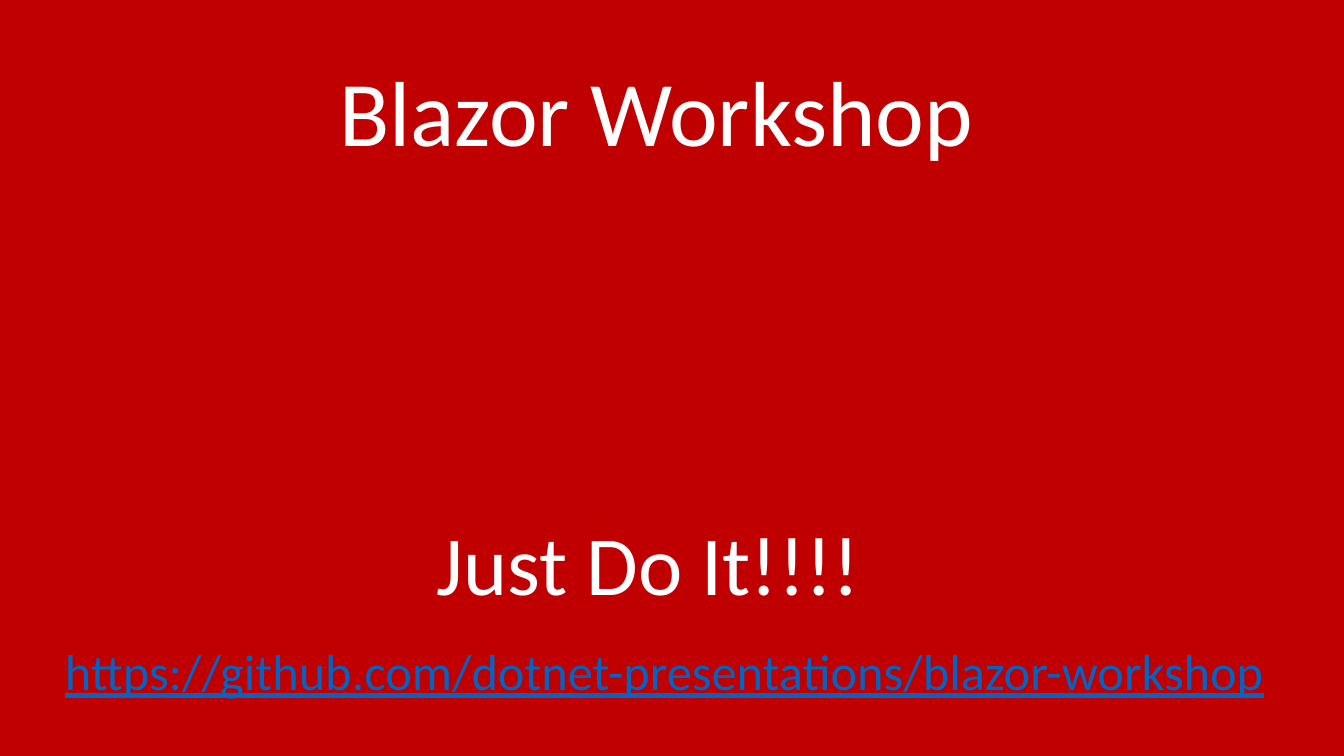
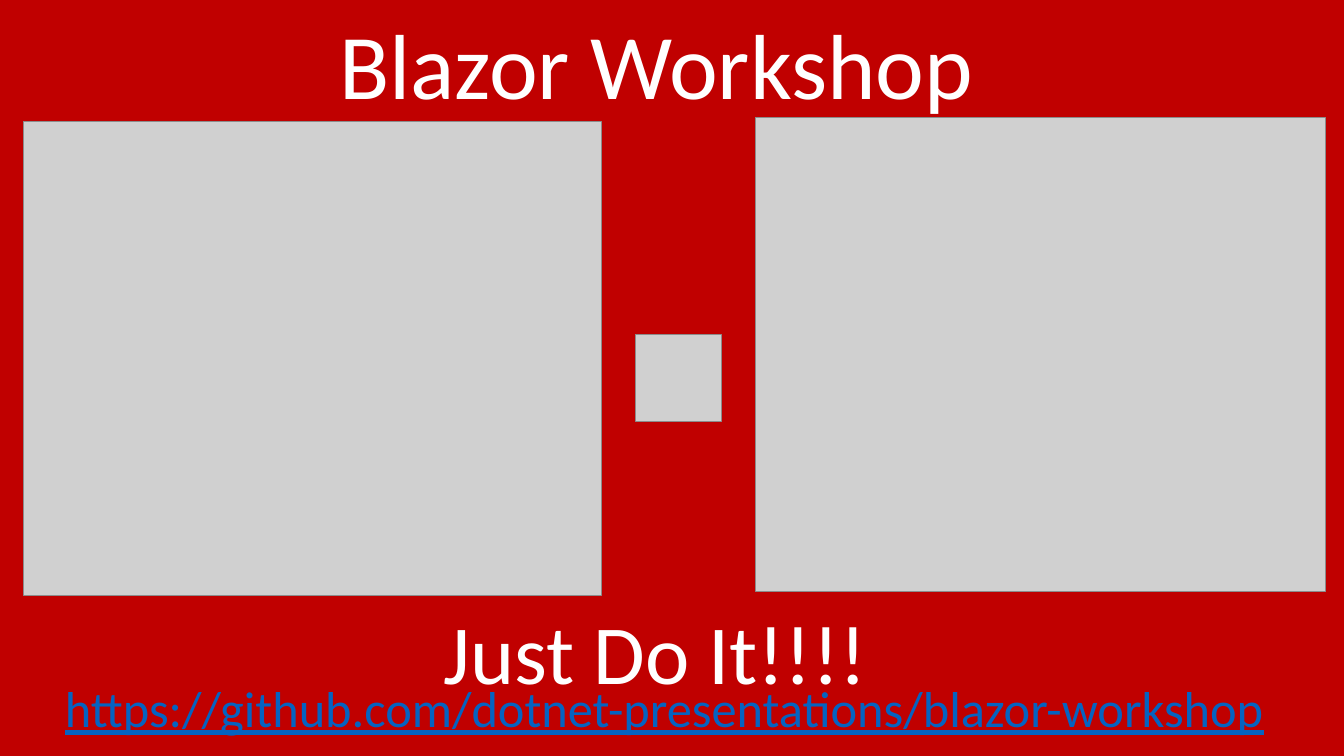
Before and after one commit to pulcher/blazor-playground, a slide deck: slide 20 of talks/houston/intro-to-blazor.pptx (slide 21 before the commit). Drawn at 1344x756 pixels with LibreOffice and Linux fonts; fonts in the diff are those of the drawing; grey boxes stand for pictures. Boxes give left, top, right and bottom in pixels: in the first picture for what was removed or moved away, otherwise in the second. Text is boxed around its words. In the diff, an @@ line names an element or a change of style, - is before the commit and + after.

```diff
--- a/talks/houston/intro-to-blazor.pptx
+++ b/talks/houston/intro-to-blazor.pptx
@@ text "Blazor Workshop" rewrapped from (339,82,973,161) to (339,35,973,122) @@
@@ picture added at (755,118,1326,591) @@
@@ picture added at (23,122,602,595) @@
@@ picture added at (635,335,722,421) @@
@@ text "Just Do It!!!!" rewrapped from (437,538,860,596) to (444,627,866,704) @@
@@ text "https://github.com/dotnet-presentations/blazor-workshop": place and size @@
-text "https://github.com/dotnet-presentations/blazor-workshop" at (65,655,1263,699)
+text "https://github.com/dotnet-presentations/blazor-workshop" at (65,692,1263,736)
```
Also in this commit, not shown: 2 other slides changed, 1 slide added.
